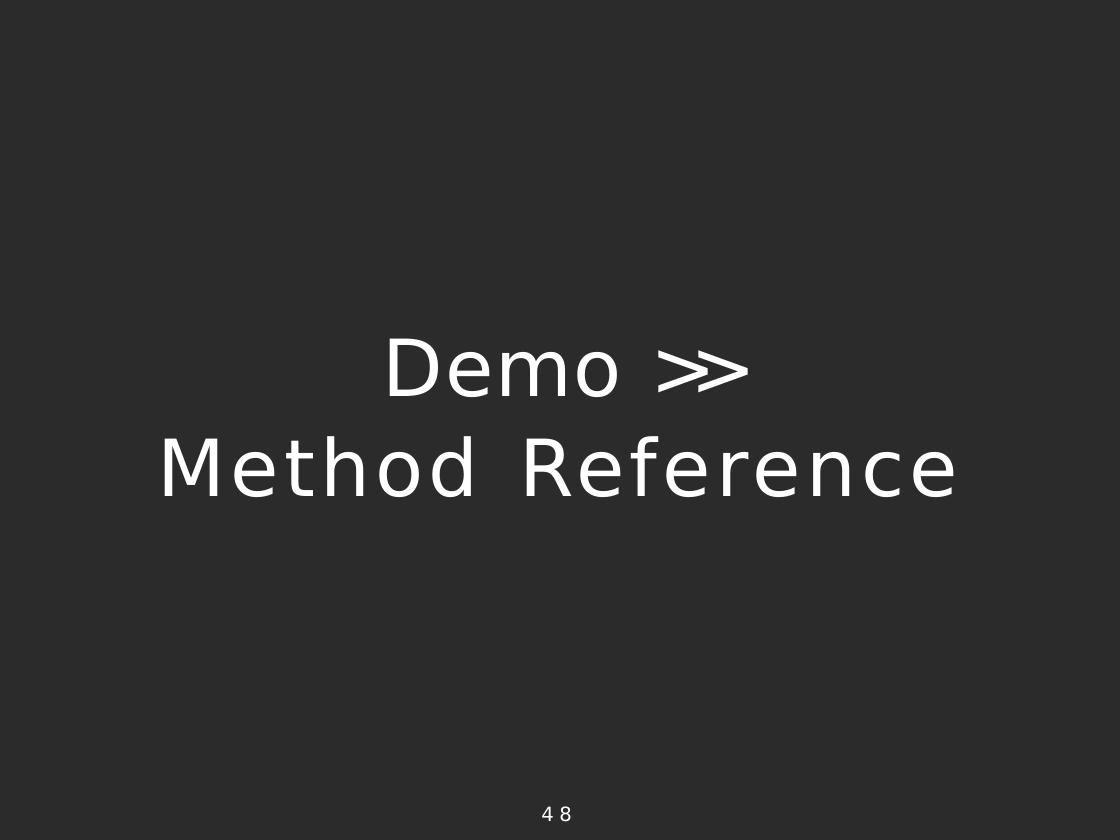
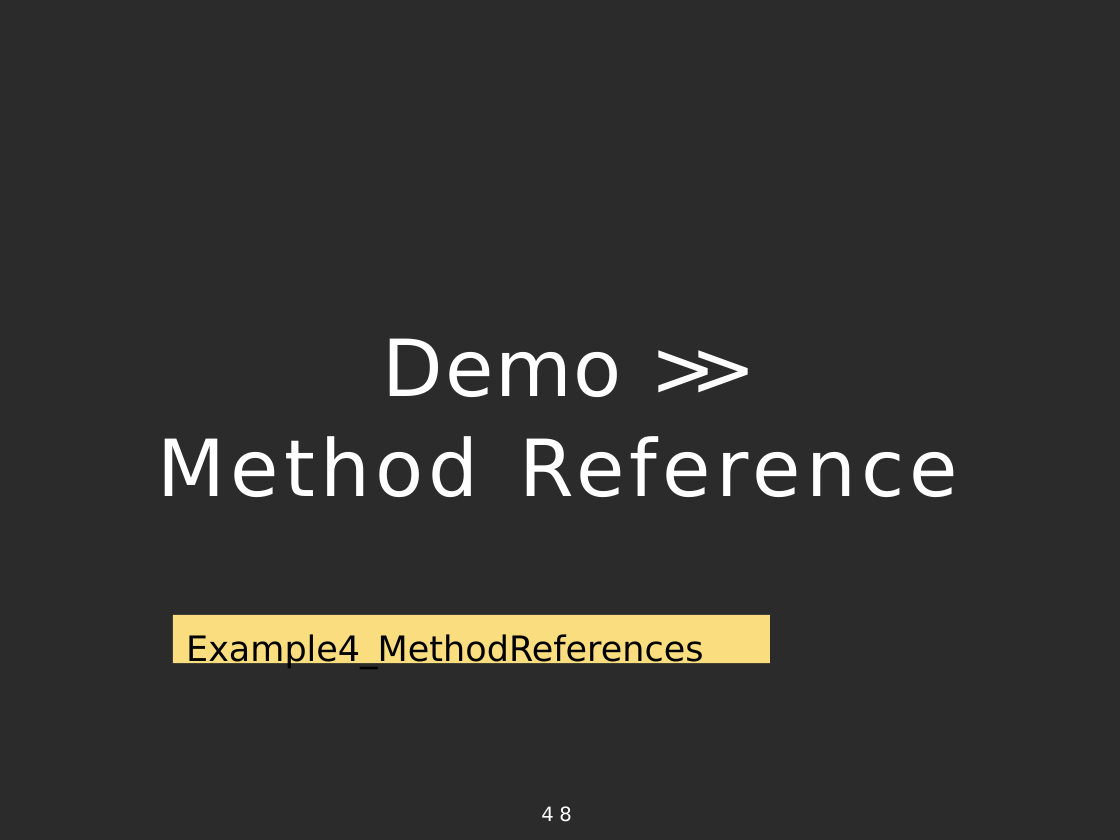
Before and after one commit to vilasvarghese/JavaFullStack, a slide deck: slide 48 of java8/java8-examples/Project1/java8-slides.pptx. Drawn at 1120x840 pixels with LibreOffice and Linux fonts; fonts in the diff are those of the drawing; background and template pictures are left out; a plain dark background stands for a picture behind light text. Boxes give left, top, right and bottom in pixels: in the first picture for what was removed or moved away, otherwise in the second. Text is boxed around its words. In the diff, an @@ line names an element or a change of style, - is before the commit and + after.

```diff
--- a/java8/java8-examples/Project1/java8-slides.pptx
+++ b/java8/java8-examples/Project1/java8-slides.pptx
@@ rectangle added at (x1=172, y1=615, x2=770, y2=663), fill #FADD7F, 32 pt, text #000000 @@
+Example4_MethodReferences
```
Also in this commit, not shown: 5 other slides changed, 1 slide removed, 7 other files.
